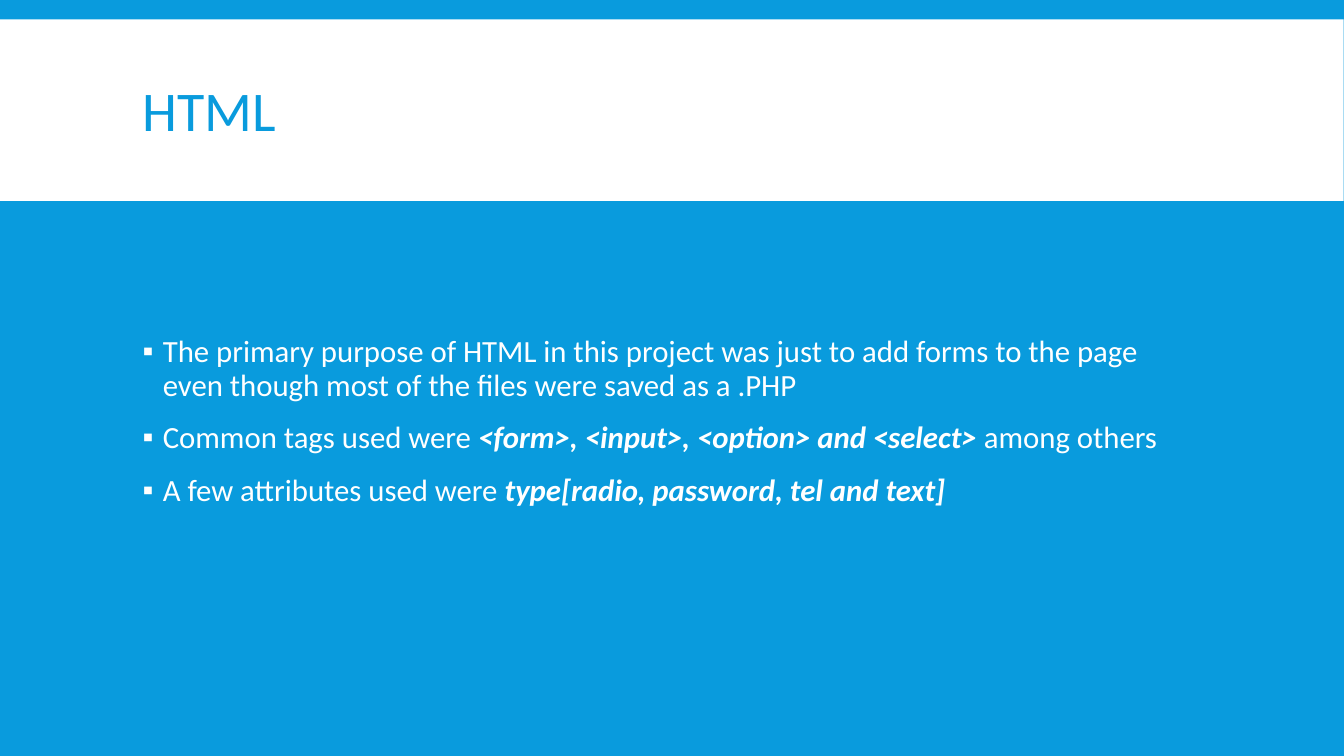
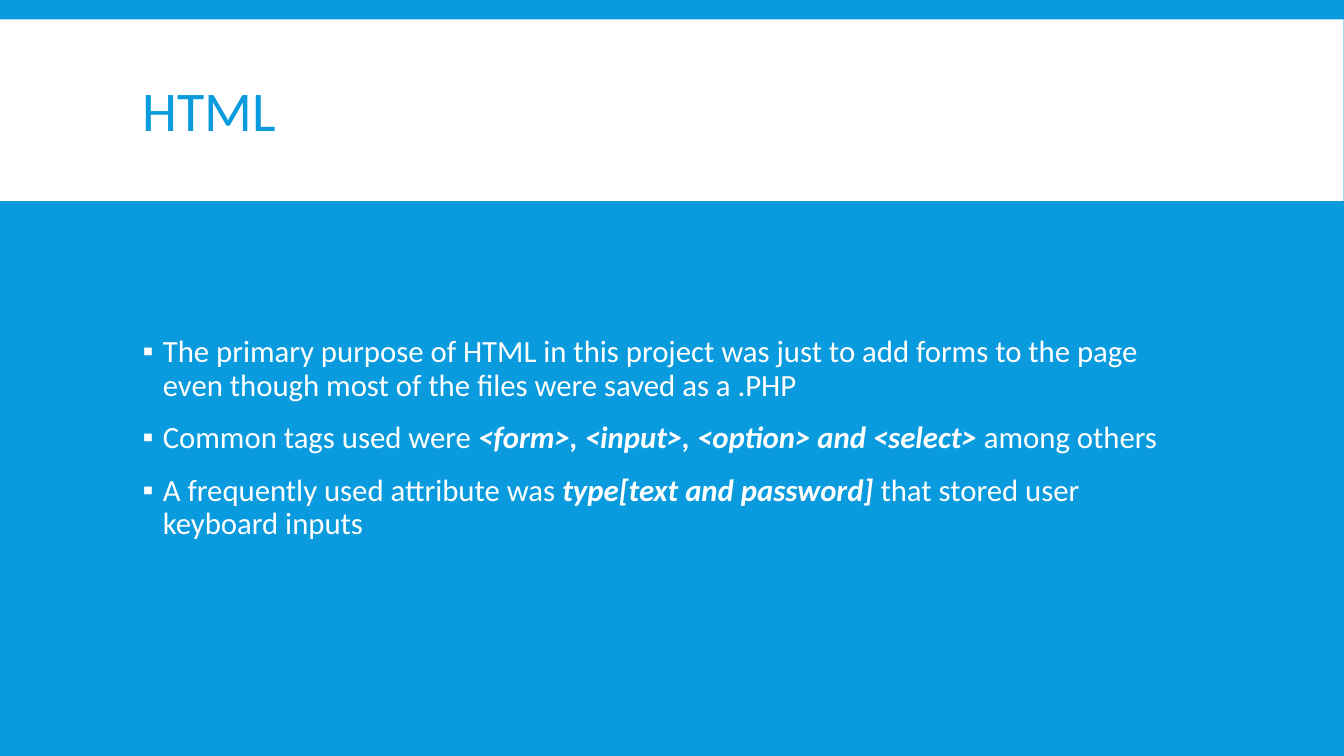
Before and after one commit to WebProgrammingTeam3/Project-4, a slide deck: slide 6 of Project04.pptx. Drawn at 1344x756 pixels with LibreOffice and Linux fonts; fonts in the diff are those of the drawing. Boxes give left, top, right and bottom in pixels: in the first picture for what was removed or moved away, otherwise in the second. Text is boxed around its words. In the diff, an @@ line names an element or a change of style, - is before the commit and + after.

```diff
--- a/Project04.pptx
+++ b/Project04.pptx
@@ text at <box>163,478,1079,539</box>: text changed; bold off; italic off @@
-▪ A few attributes used were type[radio, password, tel and text]
+▪ A frequently used attribute was type[text and password] that stored user keyboard inputs
```
Also in this commit, not shown: 5 other slides changed, 2 slides added, 3 slides removed.
